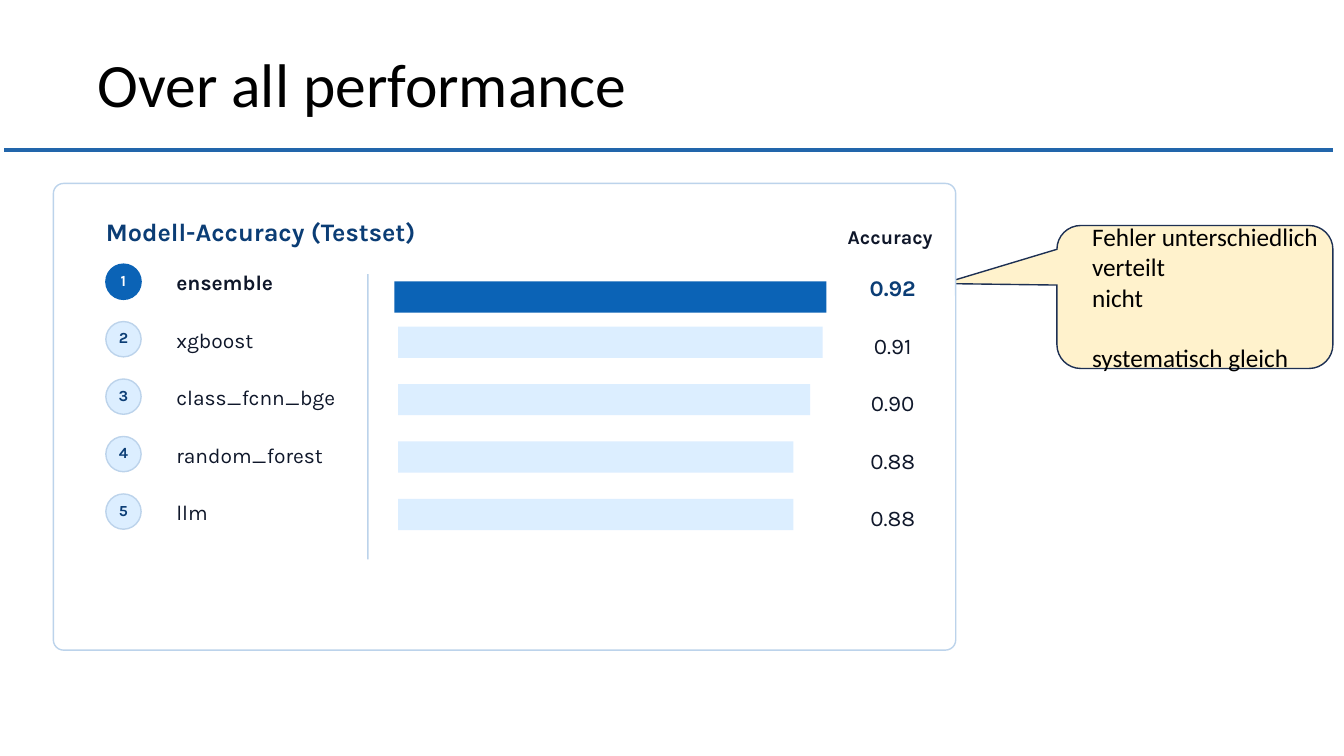
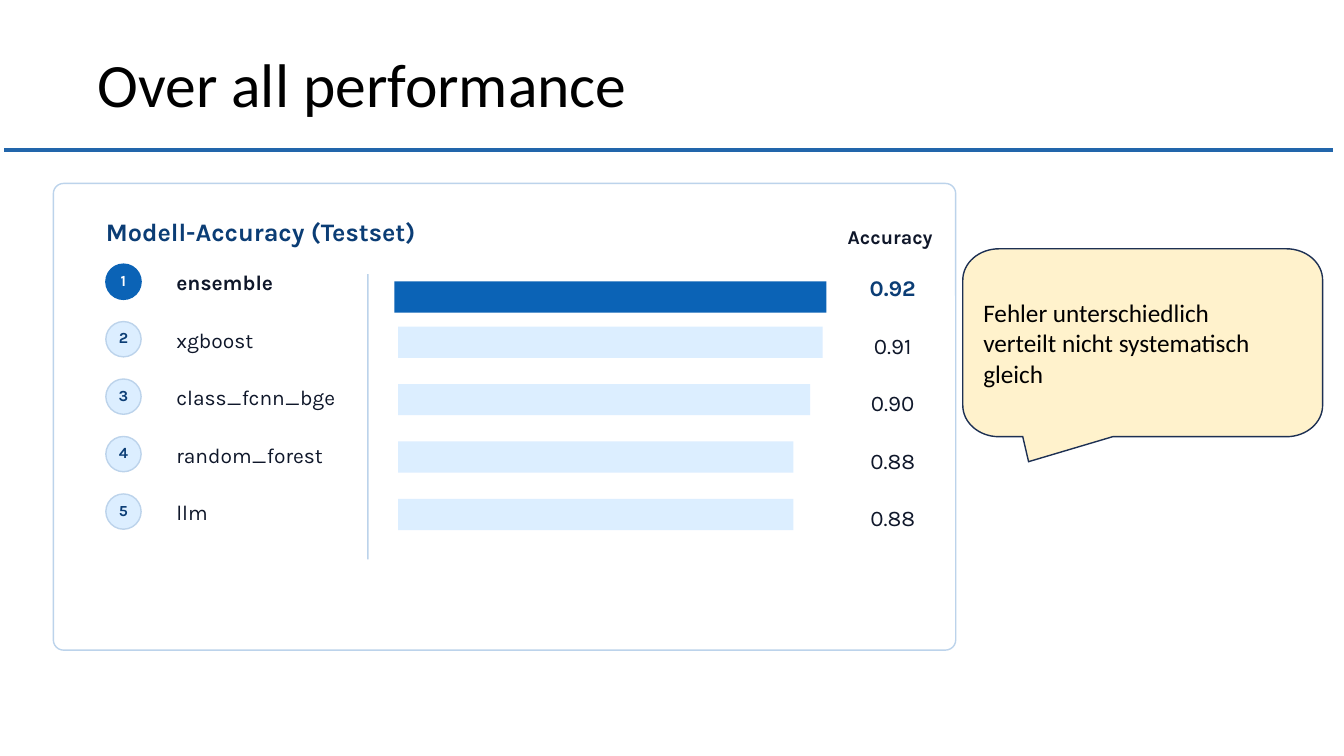
Before and after one commit to muellR/text_analysis, a slide deck: slide 5 of presentation/ln_text_analysis.pptx. Drawn at 1344x756 pixels with LibreOffice and Linux fonts; fonts in the diff are those of the drawing; background and template pictures are left out. Boxes give left, top, right and bottom in pixels: in the first picture for what was removed or moved away, otherwise in the second. Text is boxed around its words. In the diff, an @@ line names an element or a change of style, - is before the commit and + after.

```diff
--- a/presentation/ln_text_analysis.pptx
+++ b/presentation/ln_text_analysis.pptx
@@ freeform shape: place and size @@
-freeform shape at [944,226,1334,369]
+freeform shape at [963,249,1323,462]
@@ text "Fehler unterschiedlich": place and size @@
-text "Fehler unterschiedlich" at [1092,226,1318,373]
+text "Fehler unterschiedlich" at [983,304,1250,388]
@@ text at [983,334,1250,388]: text changed @@
-verteilt
-nicht
-systematisch gleich
+verteilt nicht systematisch gleich
```
Also in this commit, not shown: 3 other slides changed, 1 slide removed.
